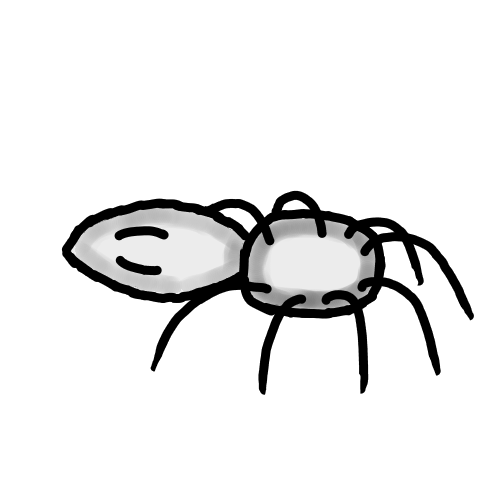
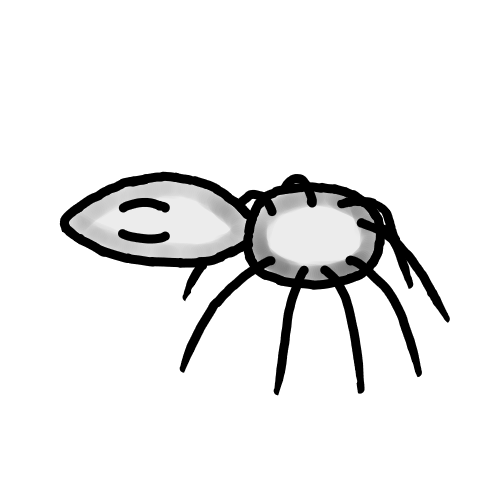
The second 500x500 image is a revision of the first. Changes to its layers:
pixels changed over left=59, top=171, right=474, bottom=396 (layer not identified)
